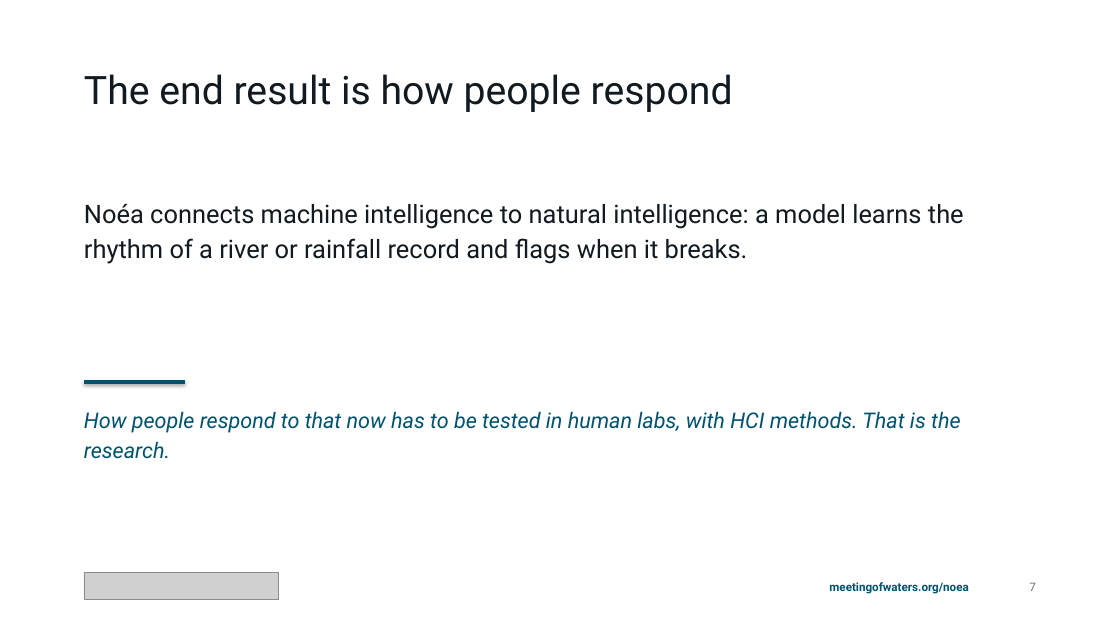
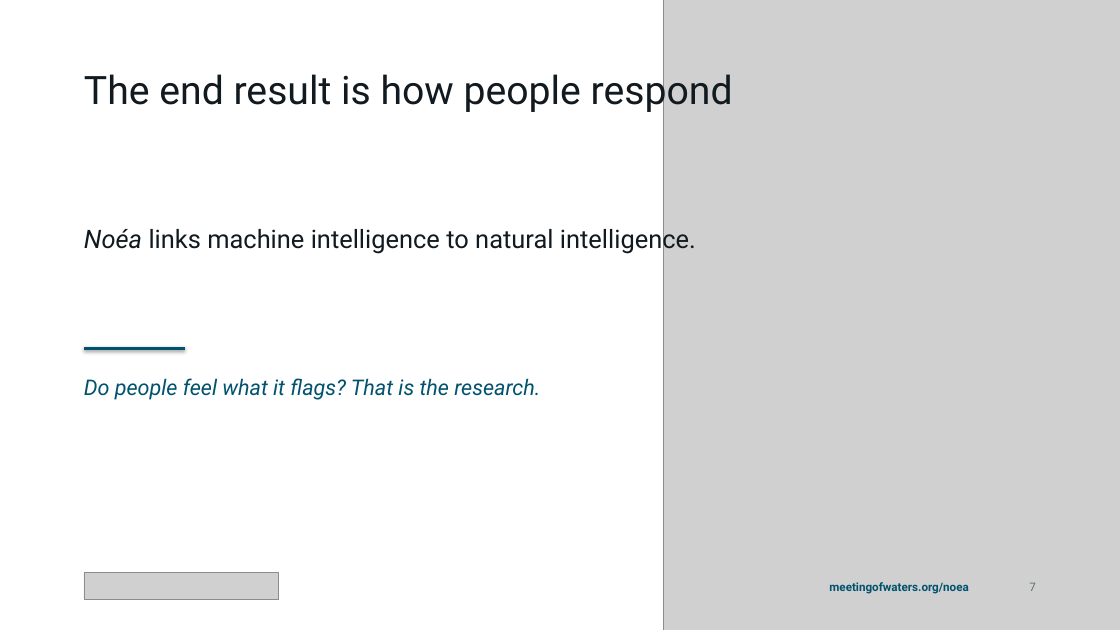
Before and after one commit to qintheory/noea, a slide deck: slide 7 of docs/noea-introduction-animated.pptx. Drawn at 1120x630 pixels with LibreOffice and Linux fonts; fonts in the diff are those of the drawing; grey boxes stand for pictures. Boxes give left, top, right and bottom in pixels: in the first picture for what was removed or moved away, otherwise in the second. Text is boxed around its words. In the diff, an @@ line names an element or a change of style, - is before the commit and + after.

```diff
--- a/docs/noea-introduction-animated.pptx
+++ b/docs/noea-introduction-animated.pptx
@@ picture added at [664,0,1120,630] @@
@@ text at [84,225,696,254]: text changed @@
-Noéa connects machine intelligence to natural intelligence: a model learns the rhythm of a river or rainfall record and flags when it breaks.
+Noéa links machine intelligence to natural intelligence.
@@ line moved from (84, 382) - (185, 382) to (84, 349) - (185, 349) @@
@@ text added at [84,378,540,400], 18.5 pt, text #00526F, italic @@
+Do people feel what it flags? That is the research.
@@ text removed at [84,411,960,459] @@
-How people respond to that now has to be tested in human labs, with HCI methods. That is the research.
```
Also in this commit, not shown: 6 other slides changed, 26 other files.
